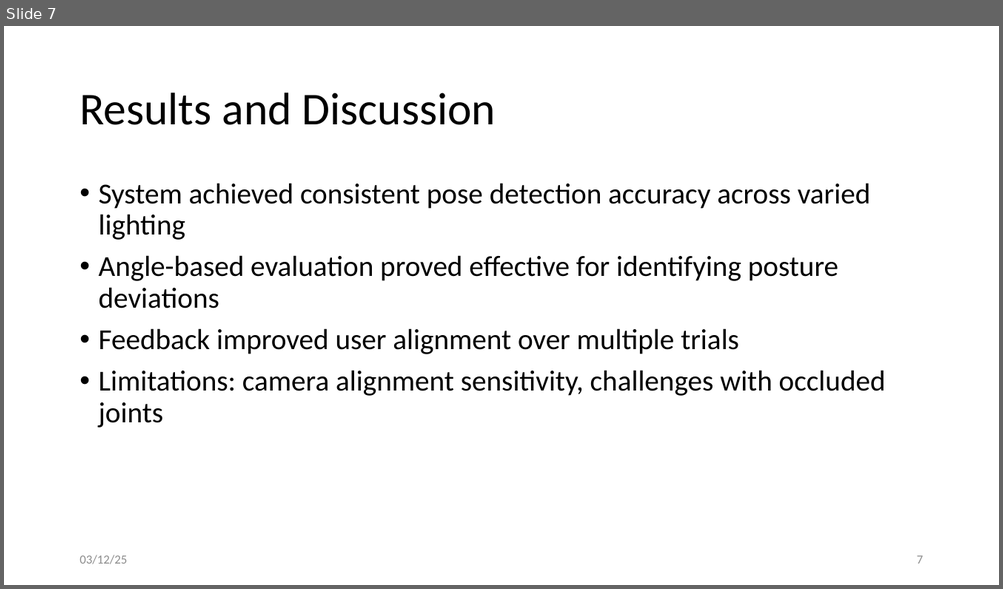
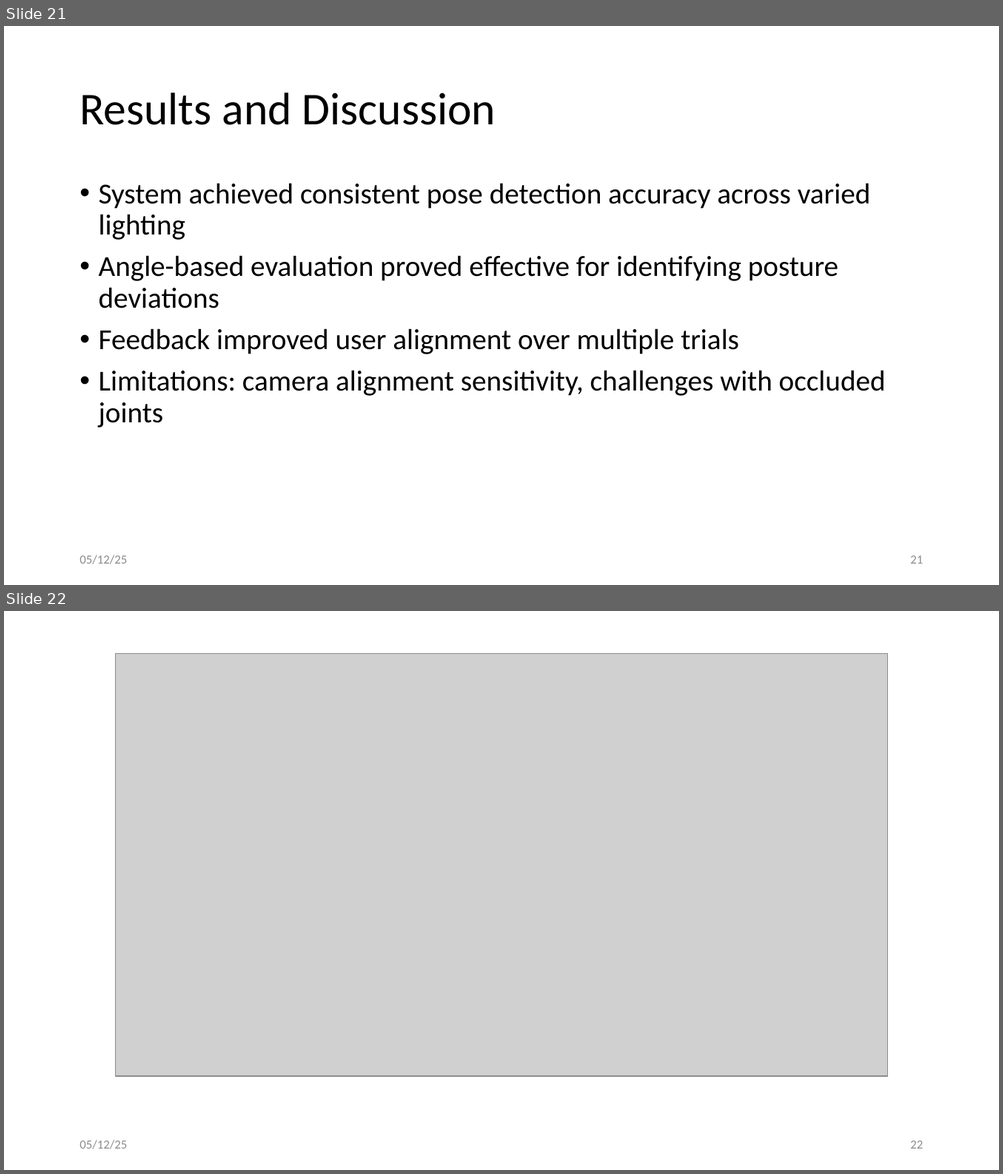
Before and after one commit to SaiSudhaV/VirtualYogaTrainer, a slide deck: docs/MT24AAC019_MiniProject_Evaluation3.pptx. Shown one above the other, each under a label of ours: slide 7 before the commit, slides 21 and 22 after it. The pictures are 1003x589 and 1003x1174 pixels, drawn with LibreOffice and Linux fonts; fonts in the diff are those of the drawing; grey boxes stand for pictures. Boxes give left, top, right and bottom in pixels: in the first picture for what was removed or moved away, otherwise in the second. Text is boxed around its words. In the diff, an @@ line names an element or a change of style, - is before the commit and + after.

```diff
--- a/docs/MT24AAC019_MiniProject_Evaluation3.pptx
+++ b/docs/MT24AAC019_MiniProject_Evaluation3.pptx
@@ slide 22 added at bbox=[4, 611, 999, 1170], background #FFFFFF @@
@@ picture added at bbox=[116, 654, 888, 1077] @@
@@ text added at bbox=[79, 1140, 127, 1150], 12 pt, text #8C8C8C @@
+05/12/25
@@ page number added at bbox=[910, 1141, 922, 1149], 12 pt, text #8C8C8C @@
+22
@@ what was slide 7 is now slide 21 @@
@@ slide 21 changed as well @@
@@ text at bbox=[79, 555, 127, 565]: text changed @@
-03/12/25
+05/12/25
@@ page number at bbox=[910, 556, 922, 564]: text changed @@
-7
+21
```
Also in this commit, not shown: 8 other slides changed, 16 other slides added, 1 slide removed, 13 other files.
